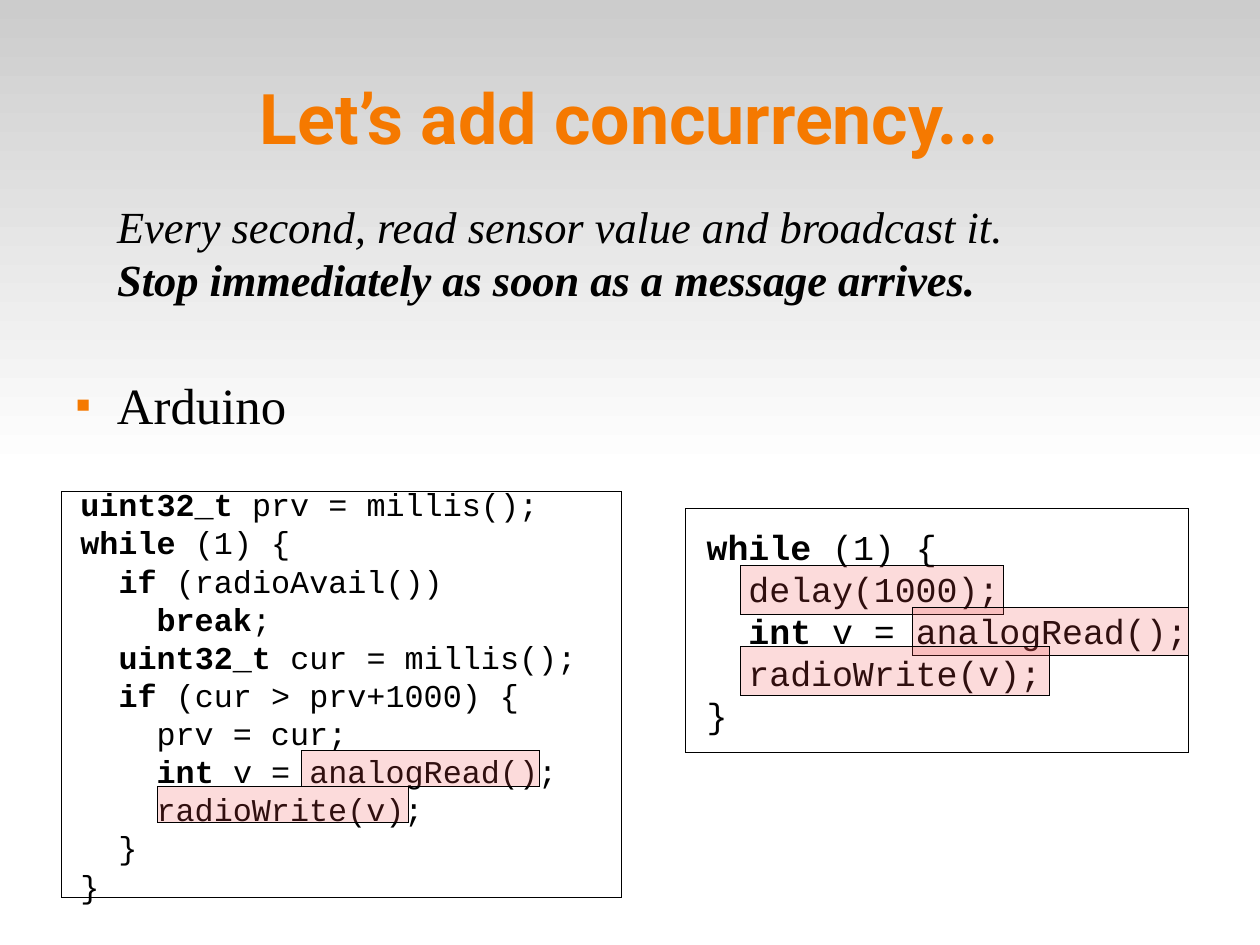
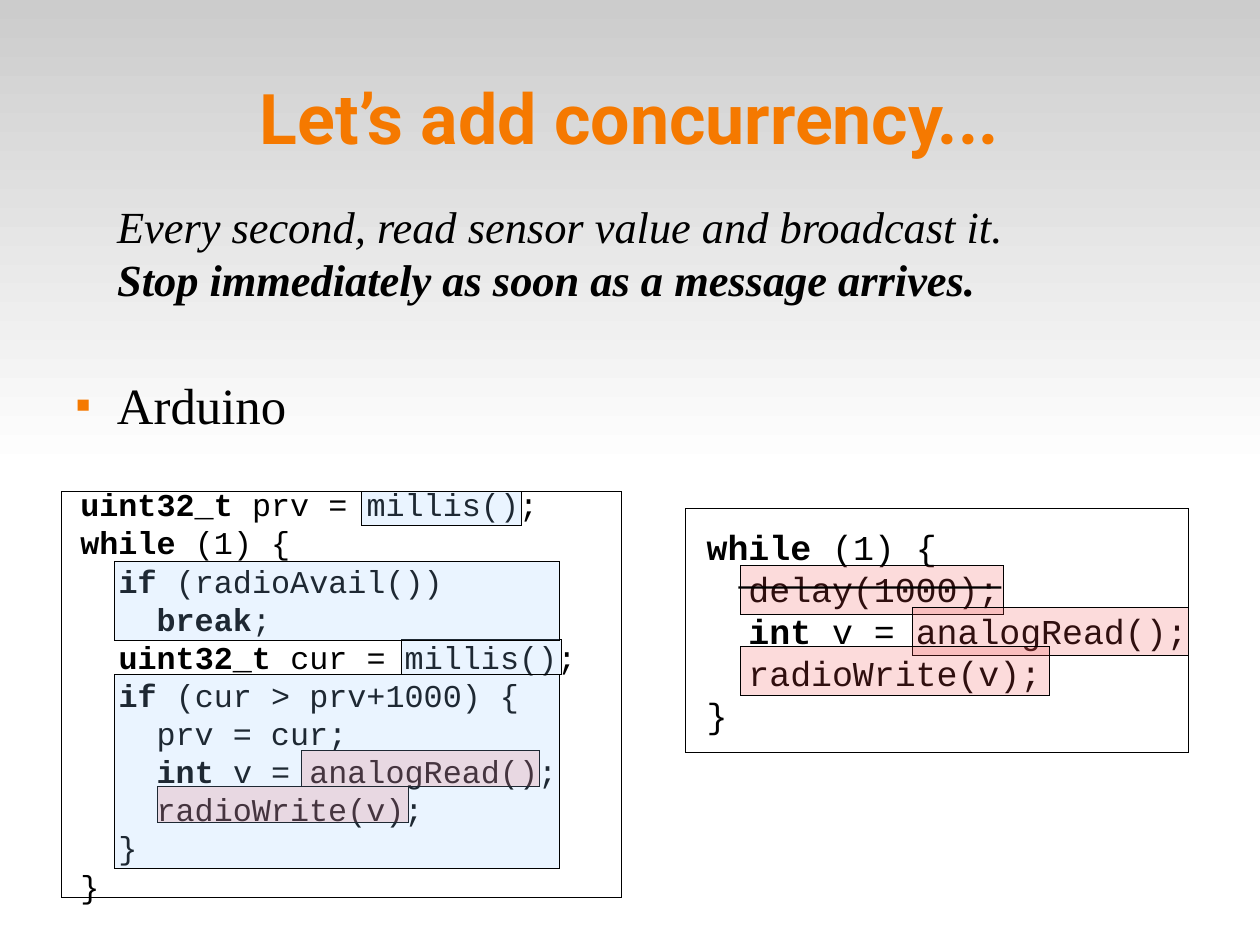
Before and after one commit to fsantanna-uerj/serrapilheira, a slide deck: slide 10 of Apresentacao/ceu-serra-laas.odp. Drawn at 1260x945 pixels with LibreOffice and Linux fonts; fonts in the diff are those of the drawing. Boxes give left, top, right and bottom in pixels: in the first picture for what was removed or moved away, otherwise in the second. Text is boxed around its words. In the diff, an @@ line names an element or a change of style, - is before the commit and + after.

```diff
--- a/Apresentacao/ceu-serra-laas.odp
+++ b/Apresentacao/ceu-serra-laas.odp
@@ rectangle added at box(361, 492, 521, 526), fill #99CCFF at 20% opacity, outline #000000 0 pt @@
@@ rectangle added at box(114, 563, 560, 640), fill #99CCFF at 20% opacity, outline #000000 0 pt @@
@@ line added from (739, 588) to (1002, 588), #000000 1.5 pt @@
@@ rectangle added at box(401, 640, 561, 675), fill #99CCFF at 20% opacity, outline #000000 0 pt @@
@@ rectangle added at box(114, 675, 560, 869), fill #99CCFF at 20% opacity, outline #000000 0 pt @@
```
Also in this commit, not shown: 10 other slides changed, 1 other file.
